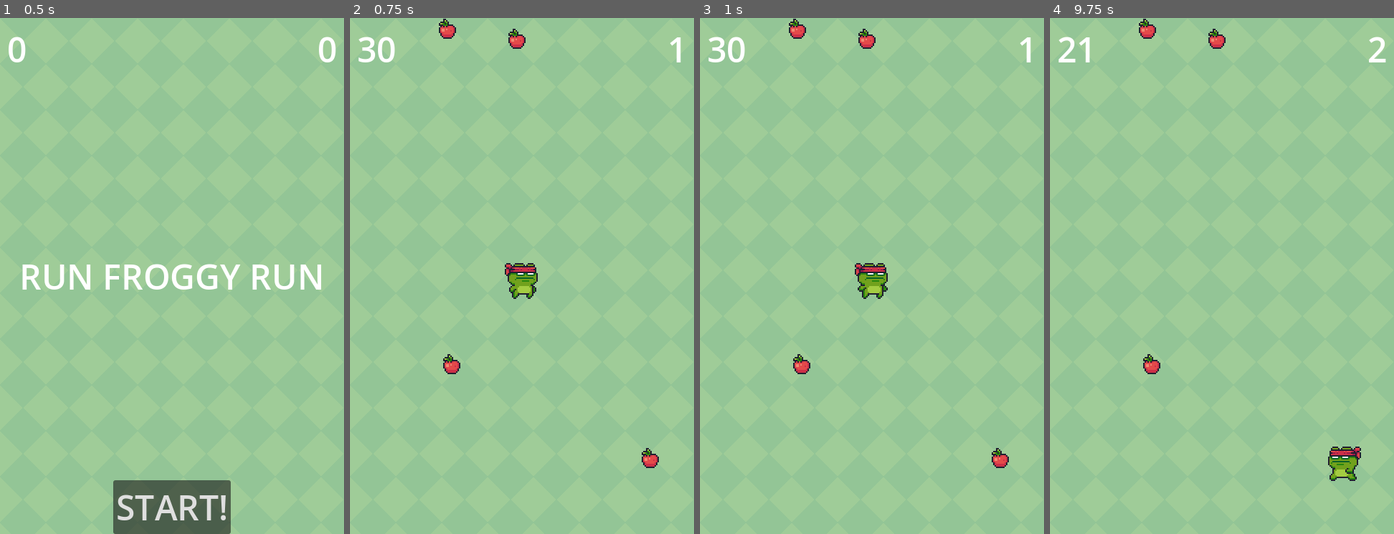
Above: before the commit, frames 1-4 (left to right).
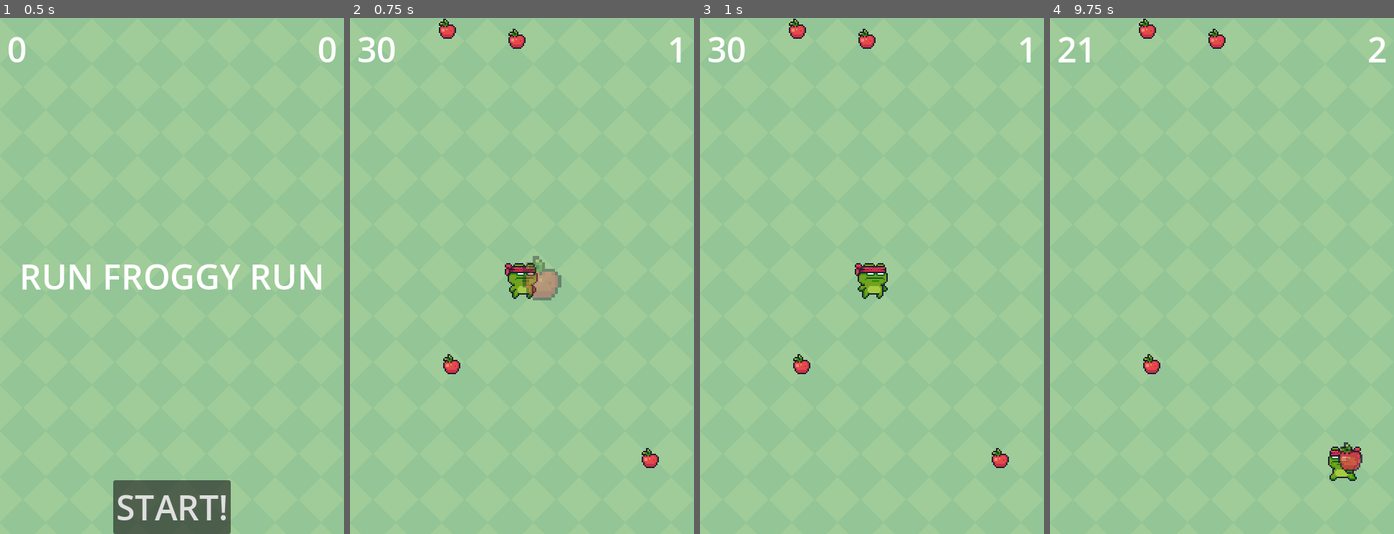
Above: after the commit, the same moments.

Repository: szmisztal/Run-Froggy-Run
Game: Godot game, scene res://main.tscn
The game is run twice, just before and just after one commit, with the same random seed, the same clock (stepped at 60 frames per second) and the same inputs. This scene is started directly instead of the project's main scene.
Inputs:
- Up to frame 1 (0.5 s): no input
- Up to frame 2 (0.75 s): click "START!" at 0.5 s
- Up to frame 3 (1 s): no input
- Up to frame 4 (9.75 s): tap Enter at 1.25 s; hold Right (ui_right) 1.28-2.03 s; hold Down (ui_down) 2.03-2.78 s; hold Right (ui_right) 2.78-3.53 s; hold Up (ui_up) 3.53-4.28 s; hold Left (ui_left) 4.28-5.78 s; hold Down (ui_down) 5.78-6.53 s; hold Right (ui_right) 6.53-7.28 s; hold Up (ui_up) 7.28-8.03 s; hold Right (ui_right) 8.03-8.78 s; hold Down (ui_down) 8.78-9.53 s; hold Left (ui_left) from 9.53 s (still down)

Frame 1 is identical in both runs. In frame 2, 0.7% of the frame differs, in the area x 50-62%, y 46-55%; in frame 3, nothing differs; in frame 4, 0.2%.

Commit message:
add interactions with power_up in game

Diff:
--- a/apple.gd
+++ b/apple.gd
@@ -3,4 +3,9 @@
 var screensize = Vector2.ZERO
 
 func pickup():
+	$CollisionShape2D.set_deferred("disables", true)
+	var tw = create_tween().set_parallel().set_trans(Tween.TRANS_QUAD)
+	tw.tween_property(self, "scale", scale * 3 , 0.3)
+	tw.tween_property(self, "modulate:a", 0.0, 0.3)
+	await tw.finished
 	queue_free()
--- a/main.gd
+++ b/main.gd
@@ -2,6 +2,7 @@
 
 
 @export var pickup_scene : PackedScene
+@export var power_up_scene : PackedScene
 @export var playtime = 30
 
 var level = 1
@@ -33,6 +34,9 @@
 		add_child(f)
 		f.screensize = screensize
 		f.position = Vector2(randi_range(0, screensize.x), randi_range(0, screensize.y))
+	$LevelSound.play()
+	$PowerUpTimer.wait_time = randf_range(5, 10)
+	$PowerUpTimer.start()
 
 func _process(delta):
 	if playing and get_tree().get_nodes_in_group("fruits").size() == 0:
@@ -49,16 +53,30 @@
 func _on_player_hurt():
 	game_over()
 
-func _on_player_pickup():
-	score += 1
-	$HUD.update_score(score)
+func _on_player_pickup(type):
+	match type:
+		"fruits":
+			$FruitSound.play()
+			score += 1
+			$HUD.update_score(score)
+		"powerups":
+			$PowerUpSound.play()
+			time_left += 5
+			$HUD.update_timer(time_left)
 
 func game_over():
+	$EndSound.play()
 	playing = false
-	$Timer.stop()
+	$GameTimer.stop()
 	get_tree().call_group("fruits", "queue_free")
 	$HUD.show_game_over()
 	$Player.die()
 
 func _on_hud_start_game():
 	new_game()
+
+func _on_power_up_timer_timeout():
+	var p = power_up_scene.instantiate()
+	add_child(p)
+	p.screensize = screensize
+	p.position = Vector2(randi_range(0, screensize.x), randi_range(0, screensize.y))
--- a/main.tscn
+++ b/main.tscn
@@ -1,14 +1,20 @@
-[gd_scene load_steps=6 format=3 uid="uid://c57mgc1xmkko5"]
+[gd_scene load_steps=11 format=3 uid="uid://c57mgc1xmkko5"]
 
 [ext_resource type="Texture2D" uid="uid://bm2wma4apnjc6" path="res://assets/background.png" id="1_0xm2m"]
 [ext_resource type="Script" uid="uid://cm0reo6xrnbor" path="res://main.gd" id="1_1bvp3"]
 [ext_resource type="PackedScene" uid="uid://cisupas050wwa" path="res://player.tscn" id="1_ig7tw"]
 [ext_resource type="PackedScene" uid="uid://bx6clbgl3tibt" path="res://apple.tscn" id="2_lquwl"]
+[ext_resource type="PackedScene" uid="uid://d1gey2oa37nnm" path="res://banana.tscn" id="3_4c57u"]
 [ext_resource type="PackedScene" uid="uid://c6kv1f446x6vy" path="res://hud.tscn" id="5_lquwl"]
+[ext_resource type="AudioStream" uid="uid://yhw231wsd0xo" path="res://assets/audio/Pickup.wav" id="6_5vw27"]
+[ext_resource type="AudioStream" uid="uid://6wkp6ryuba06" path="res://assets/audio/EndSound.wav" id="7_kek77"]
+[ext_resource type="AudioStream" uid="uid://xgupb7u7l3es" path="res://assets/audio/Level.wav" id="8_4c57u"]
+[ext_resource type="AudioStream" uid="uid://bn1c6rso0hu16" path="res://assets/audio/Powerup.wav" id="9_kek77"]
 
 [node name="Main" type="Node"]
 script = ExtResource("1_1bvp3")
 pickup_scene = ExtResource("2_lquwl")
+power_up_scene = ExtResource("3_4c57u")
 
 [node name="Background" type="TextureRect" parent="."]
 anchors_preset = 15
@@ -26,7 +32,22 @@
 
 [node name="HUD" parent="." instance=ExtResource("5_lquwl")]
 
+[node name="FruitSound" type="AudioStreamPlayer2D" parent="."]
+stream = ExtResource("6_5vw27")
+
+[node name="EndSound" type="AudioStreamPlayer2D" parent="."]
+stream = ExtResource("7_kek77")
+
+[node name="LevelSound" type="AudioStreamPlayer2D" parent="."]
+stream = ExtResource("8_4c57u")
+
+[node name="PowerUpTimer" type="Timer" parent="."]
+
+[node name="PowerUpSound" type="AudioStreamPlayer2D" parent="."]
+stream = ExtResource("9_kek77")
+
 [connection signal="hurt" from="Player" to="." method="_on_player_hurt"]
 [connection signal="pickup" from="Player" to="." method="_on_player_pickup"]
 [connection signal="timeout" from="GameTimer" to="." method="_on_game_timer_timeout"]
 [connection signal="start_game" from="HUD" to="." method="_on_hud_start_game"]
+[connection signal="timeout" from="PowerUpTimer" to="." method="_on_power_up_timer_timeout"]
--- a/player.gd
+++ b/player.gd
@@ -43,7 +43,10 @@
 func _on_area_entered(area):
 	if area.is_in_group("fruits"):
 		area.pickup()
-		pickup.emit()
+		pickup.emit("fruits")
+	if area.is_in_group("powerups"):
+		area.pickup()
+		pickup.emit("powerups")
 	if area.is_in_group("obstacles"):
 		area.hurt()
 		die()
Not shown: 2 places in apple.tscn that only renumber resources
